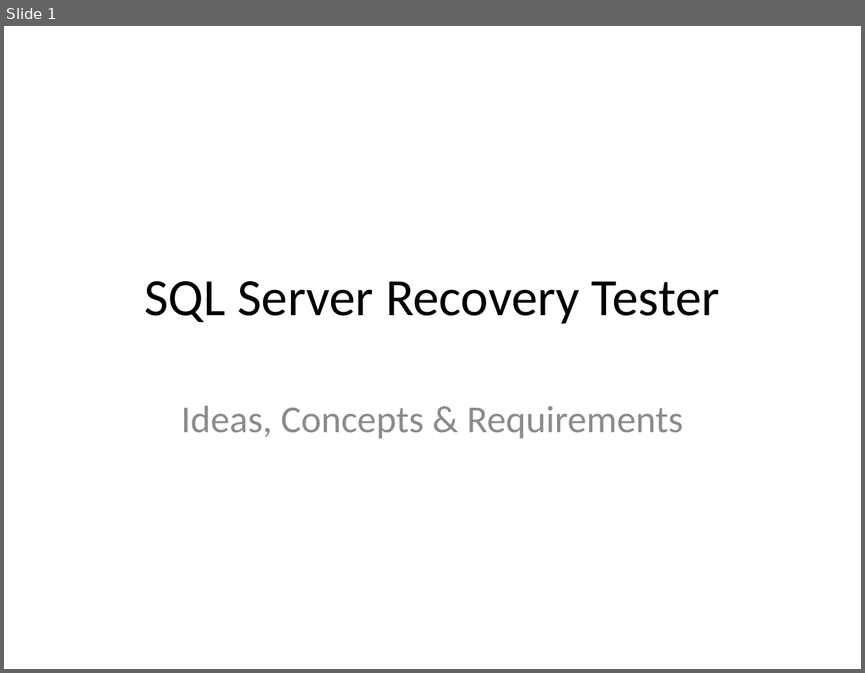
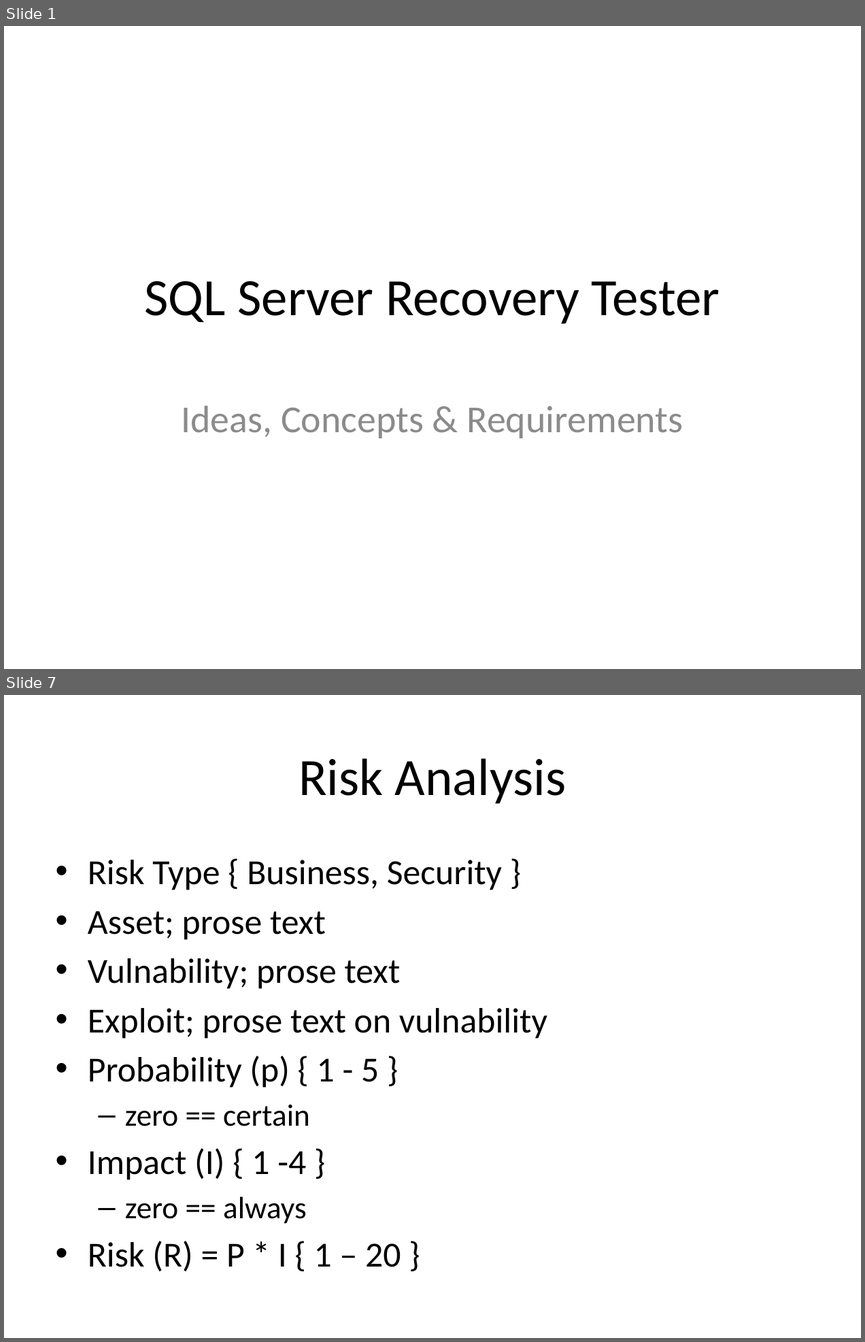
Before and after one commit to NielsGrove/MSSqlRecoveryTester, a slide deck: Documentation/MsSqlRecoveryTester.Concepts.pptx. Shown one above the other, each under a label of ours: slide 1 before the commit, slides 1 and 7 after it; the slides between them are not shown. The pictures are 865x673 and 865x1342 pixels, drawn with LibreOffice and Linux fonts; fonts in the diff are those of the drawing. Boxes give left, top, right and bottom in pixels: in the first picture for what was removed or moved away, otherwise in the second. Text is boxed around its words. In the diff, an @@ line names an element or a change of style, - is before the commit and + after.

```diff
--- a/Documentation/MsSqlRecoveryTester.Concepts.pptx
+++ b/Documentation/MsSqlRecoveryTester.Concepts.pptx
@@ slide 7 added at [4, 695, 861, 1338], background #FFFFFF @@
@@ title added at [298, 758, 566, 804], 44 pt, text #000000 @@
+Risk Analysis
@@ text added at [88, 860, 547, 1271], 29.6 pt, text #000000 @@
+• Risk Type { Business, Security }
+• Asset; prose text
+• Vulnability; prose text
+• Exploit; prose text on vulnability
+• Probability (p) { 1 - 5 }
+  – zero == certain
+• Impact (I) { 1 -4 }
+  – zero == always
+• Risk (R) = P * I { 1 – 20 }
```
Also in this commit, not shown: 7 other slides added.
